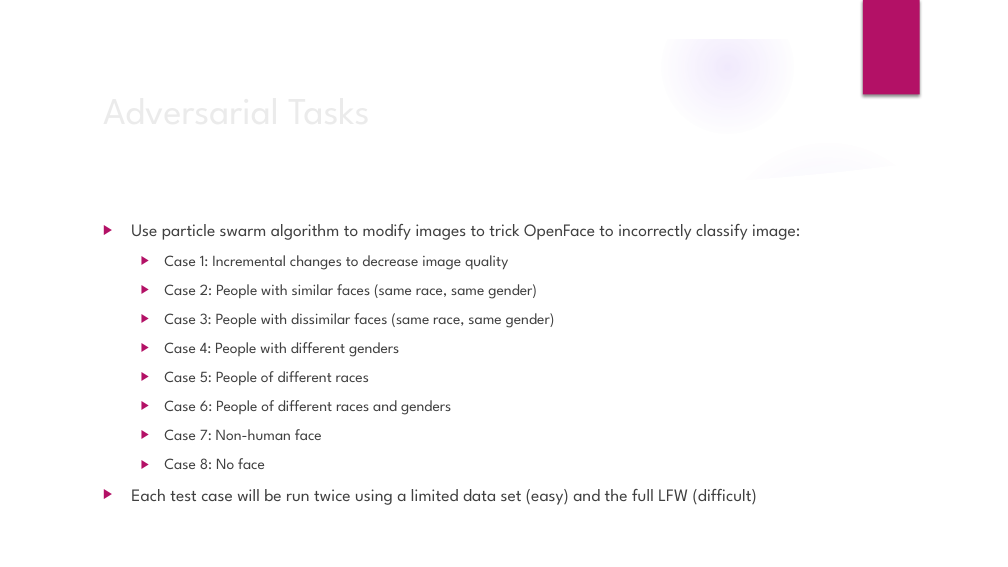
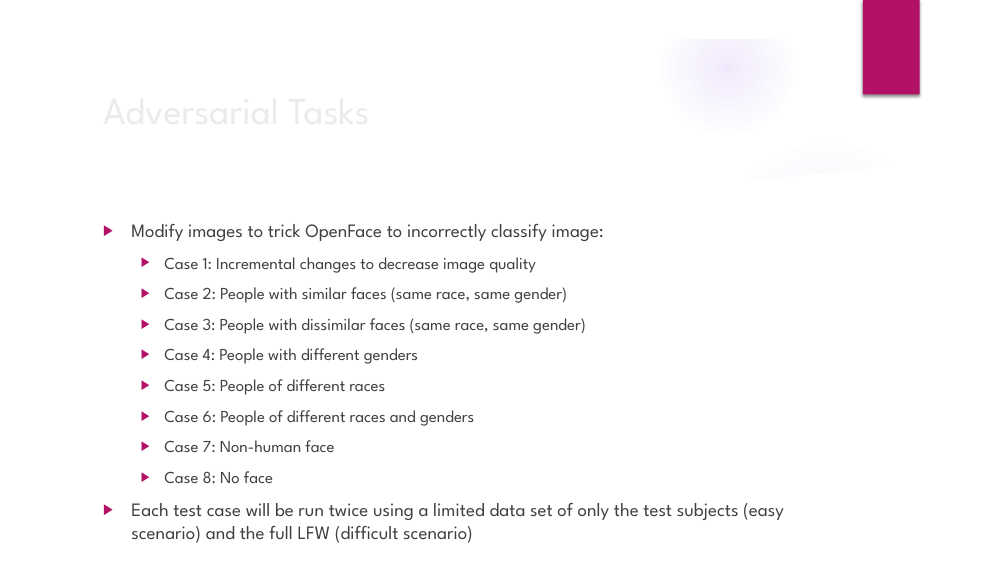
Before and after one commit to erstrong/BigDataSystemsandIntelligenceAnalytics, a slide deck: slide 9 of AdversarialFaceRecognition/ProgressReport.pptx. Drawn at 1008x567 pixels with LibreOffice and Linux fonts; fonts in the diff are those of the drawing; background and template pictures are left out. Boxes give left, top, right and bottom in pixels: in the first picture for what was removed or moved away, otherwise in the second. Text is boxed around its words. In the diff, an @@ line names an element or a change of style, - is before the commit and + after.

```diff
--- a/AdversarialFaceRecognition/ProgressReport.pptx
+++ b/AdversarialFaceRecognition/ProgressReport.pptx
@@ text at bbox=[131, 224, 604, 241]: text changed; size 16.6 to 18 pt @@
-▶ Use particle swarm algorithm to modify images to trick OpenFace to incorrectly classify image:
+▶ Modify images to trick OpenFace to incorrectly classify image:
@@ text at bbox=[164, 257, 586, 483]: size 14.8 to 16 pt in "Case 1: Incremental changes to decrease image ...", "Case 2: People with similar faces (same ...", "Case 3: People with dissimilar faces (same ...", "Case 4: People with different genders" and 4 more places @@
@@ text at bbox=[131, 503, 784, 543]: text changed; size 16.6 to 18 pt @@
-▶ Each test case will be run twice using a limited data set (easy) and the full LFW (difficult)
+▶ Each test case will be run twice using a limited data set of only the test subjects (easy scenario) and the full LFW (difficult scenario)
```
Also in this commit, not shown: 9 other slides changed, 2 slides added, 1 slide removed, 35 other files.
